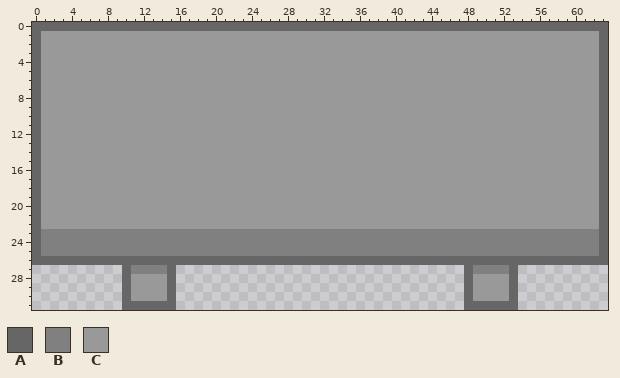
Two states of a pixel-art sprite, assets/02_architecture/01_genericPieces/03_furniture/horitontalWoodTable.png. The first picture shows the starting point.
The file is 64x32 pixels.
Palette (. is transparent): A #666666  B #808080  C #999999
Pixels before, first column x 0:
 0 AAAAAAAAAAAAAAAAAAAAAAAAAAAAAAAAAAAAAAAAAAAAAAAAAAAAAAAAAAAAAAAA
 1 ACCCCCCCCCCCCCCCCCCCCCCCCCCCCCCCCCCCCCCCCCCCCCCCCCCCCCCCCCCCCCCA
 2 ACCCCCCCCCCCCCCCCCCCCCCCCCCCCCCCCCCCCCCCCCCCCCCCCCCCCCCCCCCCCCCA
 3 ACCCCCCCCCCCCCCCCCCCCCCCCCCCCCCCCCCCCCCCCCCCCCCCCCCCCCCCCCCCCCCA
 4 ACCCCCCCCCCCCCCCCCCCCCCCCCCCCCCCCCCCCCCCCCCCCCCCCCCCCCCCCCCCCCCA
 5 ACCCCCCCCCCCCCCCCCCCCCCCCCCCCCCCCCCCCCCCCCCCCCCCCCCCCCCCCCCCCCCA
 6 ACCCCCCCCCCCCCCCCCCCCCCCCCCCCCCCCCCCCCCCCCCCCCCCCCCCCCCCCCCCCCCA
 7 ACCCCCCCCCCCCCCCCCCCCCCCCCCCCCCCCCCCCCCCCCCCCCCCCCCCCCCCCCCCCCCA
 8 ACCCCCCCCCCCCCCCCCCCCCCCCCCCCCCCCCCCCCCCCCCCCCCCCCCCCCCCCCCCCCCA
 9 ACCCCCCCCCCCCCCCCCCCCCCCCCCCCCCCCCCCCCCCCCCCCCCCCCCCCCCCCCCCCCCA
10 ACCCCCCCCCCCCCCCCCCCCCCCCCCCCCCCCCCCCCCCCCCCCCCCCCCCCCCCCCCCCCCA
11 ACCCCCCCCCCCCCCCCCCCCCCCCCCCCCCCCCCCCCCCCCCCCCCCCCCCCCCCCCCCCCCA
12 ACCCCCCCCCCCCCCCCCCCCCCCCCCCCCCCCCCCCCCCCCCCCCCCCCCCCCCCCCCCCCCA
13 ACCCCCCCCCCCCCCCCCCCCCCCCCCCCCCCCCCCCCCCCCCCCCCCCCCCCCCCCCCCCCCA
14 ACCCCCCCCCCCCCCCCCCCCCCCCCCCCCCCCCCCCCCCCCCCCCCCCCCCCCCCCCCCCCCA
15 ACCCCCCCCCCCCCCCCCCCCCCCCCCCCCCCCCCCCCCCCCCCCCCCCCCCCCCCCCCCCCCA
16 ACCCCCCCCCCCCCCCCCCCCCCCCCCCCCCCCCCCCCCCCCCCCCCCCCCCCCCCCCCCCCCA
17 ACCCCCCCCCCCCCCCCCCCCCCCCCCCCCCCCCCCCCCCCCCCCCCCCCCCCCCCCCCCCCCA
18 ACCCCCCCCCCCCCCCCCCCCCCCCCCCCCCCCCCCCCCCCCCCCCCCCCCCCCCCCCCCCCCA
19 ACCCCCCCCCCCCCCCCCCCCCCCCCCCCCCCCCCCCCCCCCCCCCCCCCCCCCCCCCCCCCCA
20 ACCCCCCCCCCCCCCCCCCCCCCCCCCCCCCCCCCCCCCCCCCCCCCCCCCCCCCCCCCCCCCA
21 ACCCCCCCCCCCCCCCCCCCCCCCCCCCCCCCCCCCCCCCCCCCCCCCCCCCCCCCCCCCCCCA
22 ACCCCCCCCCCCCCCCCCCCCCCCCCCCCCCCCCCCCCCCCCCCCCCCCCCCCCCCCCCCCCCA
23 ABBBBBBBBBBBBBBBBBBBBBBBBBBBBBBBBBBBBBBBBBBBBBBBBBBBBBBBBBBBBBBA
24 ABBBBBBBBBBBBBBBBBBBBBBBBBBBBBBBBBBBBBBBBBBBBBBBBBBBBBBBBBBBBBBA
25 ABBBBBBBBBBBBBBBBBBBBBBBBBBBBBBBBBBBBBBBBBBBBBBBBBBBBBBBBBBBBBBA
26 AAAAAAAAAAAAAAAAAAAAAAAAAAAAAAAAAAAAAAAAAAAAAAAAAAAAAAAAAAAAAAAA
27 ..........ABBBBA................................ABBBBA..........
28 ..........ACCCCA................................ACCCCA..........
29 ..........ACCCCA................................ACCCCA..........
30 ..........ACCCCA................................ACCCCA..........
31 ..........AAAAAA................................AAAAAA..........
The result:
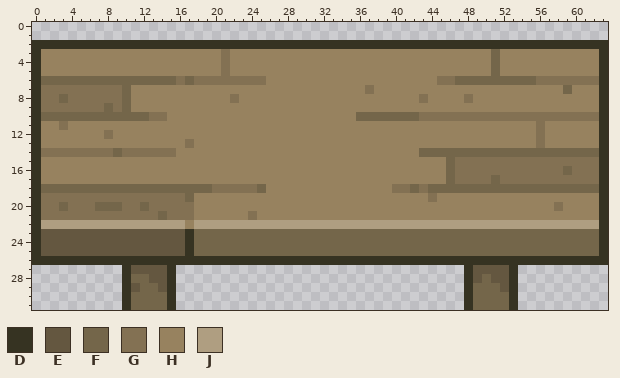
Colours new in this view: D #363322  E #645740  F #74664a  G #837153  H #97825f  J #af9e81
From the commit log: [updated] wooden tables
Changes in this commit:
Changed rows in their new state; - is an unchanged pixel.
first column x 0:
 0 ................................................................
 1 ................................................................
 2 DDDDDDDDDDDDDDDDDDDDDDDDDDDDDDDDDDDDDDDDDDDDDDDDDDDDDDDDDDDDDDDD
 3 DHHHHHHHHHHHHHHHHHHHHGHHHHHHHHHHHHHHHHHHHHHHHHHHHHHFHHHHHHHHHHHD
 4 DHHHHHHHHHHHHHHHHHHHHGHHHHHHHHHHHHHHHHHHHHHHHHHHHHHFHHHHHHHHHHHD
 5 DHHHHHHHHHHHHHHHHHHHHGHHHHHHHHHHHHHHHHHHHHHHHHHHHHHFHHHHHHHHHHHD
 6 DFFFFFFFFFFFFFFFGFGGGGGGGGHHHHHHHHHHHHHHHHHHHGGFFFFFFFFFGGGGGGGD
 7 DGGGGGGGGGFHHHHHHHHHHHHHHHHHHHHHHHHHHGHHHHHHHHHHHHHHHHHHHHHFHHHD
 8 DGGFGGGGGGFHHHHHHHHHHHGHHHHHHHHHHHHHHHHHHHHGHHHHGHHHHHHHHHHHHHHD
 9 DGGGGGGGFGFHHHHHHHHHHHHHHHHHHHHHHHHHHHHHHHHHHHHHHHHHHHHHHHHHHHHD
10 DFFFFFFFFFFFFGGHHHHHHHHHHHHHHHHHHHHHFFFFFFFGGGGGGGGGGGGGGGGGGGGD
11 DHHGHHHHHHHHHHHHHHHHHHHHHHHHHHHHHHHHHHHHHHHHHHHHHHHHHHHHGHHHHHHD
12 DHHHHHHHGHHHHHHHHHHHHHHHHHHHHHHHHHHHHHHHHHHHHHHHHHHHHHHHGHHHHHHD
13 DHHHHHHHHHHHHHHHHGHHHHHHHHHHHHHHHHHHHHHHHHHHHHHHHHHHHHHHGHHHHHHD
14 DGGGGGGGGFGGGGGGHHHHHHHHHHHHHHHHHHHHHHHHHHHFFFFFFFFFFFFFFFFFFFFD
15 DHHHHHHHHHHHHHHHHHHHHHHHHHHHHHHHHHHHHHHHHHHHHHFGGGGGGGGGGGGGGGGD
16 DHHHHHHHHHHHHHHHHHHHHHHHHHHHHHHHHHHHHHHHHHHHHHFGGGGGGGGGGGGFGGGD
17 DHHHHHHHHHHHHHHHHHHHHHHHHHHHHHHHHHHHHHHHHHHHHHFGGGGFGGGGGGGGGGGD
18 DFFFFFFFFFFFFFFFFFFFGGGGGFHHHHHHHHHHHHHHGGFGFFFFFFFFFFFFFFFFFFFD
19 DGGGGGGGGGGGGGGGGFHHHHHHHHHHHHHHHHHHHHHHHHHHGHHHHHHHHHHHHHHHHHHD
20 DGGFGGGFFFGGFGGGGGHHHHHHHHHHHHHHHHHHHHHHHHHHHHHHHHHHHHHHHHGHHHHD
21 DGGGGGGGGGGGGGFGGGHHHHHHGHHHHHHHHHHHHHHHHHHHHHHHHHHHHHHHHHHHHHHD
22 DJJJJJJJJJJJJJJJJHJJJJJJJJJJJJJJJJJJJJJJJJJJJJJJJJJJJJJJJJJJJJJD
23 DEEEEEEEEEEEEEEEEDFFFFFFFFFFFFFFFFFFFFFFFFFFFFFFFFFFFFFFFFFFFFFD
24 DEEEEEEEEEEEEEEEEDFFFFFFFFFFFFFFFFFFFFFFFFFFFFFFFFFFFFFFFFFFFFFD
25 DEEEEEEEEEEEEEEEEDFFFFFFFFFFFFFFFFFFFFFFFFFFFFFFFFFFFFFFFFFFFFFD
26 DDDDDDDDDDDDDDDDDDDDDDDDDDDDDDDDDDDDDDDDDDDDDDDDDDDDDDDDDDDDDDDD
27 ----------DEEEED--------------------------------DEEEED----------
28 ----------DFFEED--------------------------------DEFEED----------
29 ----------DEFFED--------------------------------DFFFED----------
30 ----------DFFFFD--------------------------------DFFFFD----------
31 ----------DFFFFD--------------------------------DFFFFD----------
